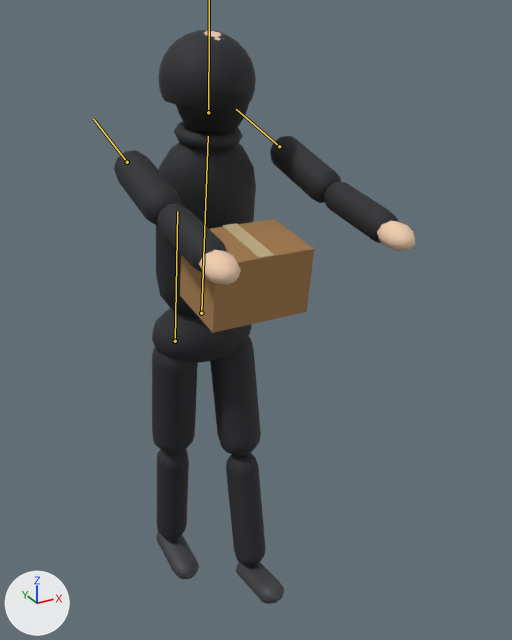
One commit to the glTF model city-hold/public/models/placeholder/char_looter_thrower_1.glb: the scene before it, then after it.
Camera for both pictures: a camera (50 mm lens) standing at (-0.887, -1.985, 1.938) and looking at (0.091, -0.206, 1.049). Arrows for +X, +Y and +Z are at lower left; the lights stay in place. The picture after the commit comes second. Both versions are drawn at frame 24 of the action 'held'; the numbers are the values there. The bones that change are drawn over the model as lines.

In view in the first picture: 'Mesh_0', 'skin_12', 'skin_12.001', 'skin_12.002', 'skin_12.003', 'skin_skin' and 1 more.
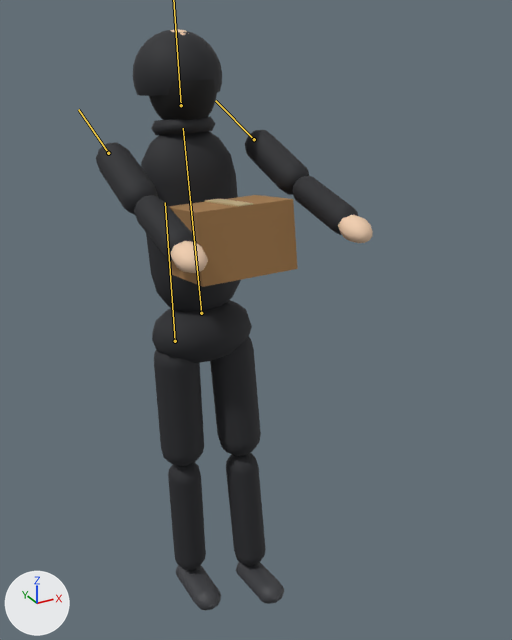
ob_carry is not drawn itself; it is the parent of ob_mesh_0, ob_mesh_1.

Location of each change, (x1, y1, x2, y2) in pixels of the pictures (512 x 640 px):
'skin_12.002', posed (8% narrower)
    before: (114, 30, 398, 316)
    after: (96, 29, 358, 312)
'skin_12', posed
    before: (152, 308, 266, 566)
    after: (152, 300, 266, 570)
'Mesh_0', posed (19% shorter)
    before: (180, 219, 314, 333)
    after: (168, 195, 297, 287)
'skin_12.003', posed
    before: (176, 91, 249, 136)
    after: (149, 79, 217, 120)
'skin_skin', posed
    before: (199, 31, 415, 285)
    after: (170, 29, 373, 273)
'skin_12.001', posed (16% narrower, 32% shorter)
    before: (156, 533, 284, 604)
    after: (176, 562, 284, 610)
bone 'legL', root to tip
    before: (175, 341) to (177, 211)
    after: (175, 341) to (165, 202)
bone 'torso', root to tip
    before: (201, 313) to (208, 136)
    after: (201, 313) to (183, 128)
bone 'armL', root to tip
    before: (127, 162) to (93, 119)
    after: (108, 153) to (78, 109)
bone 'armR', root to tip
    before: (279, 146) to (236, 109)
    after: (254, 139) to (215, 100)

The edits, one by one:
Bone 'legL' (bone_legl) turns from (9, 0, 0) to (-3, 0, 0) degrees about its own x, y and z.
Bone 'torso' (bone_torso) turns from (8, 0, 0) to (-9, 0, 0) degrees about its own x, y and z.
Bone 'head' (bone_head) turns from (-4, 0, 0) to (5, 0, 0) degrees about its own x, y and z.
Bone 'armL' (bone_arml) turns from (-83, 0, 0) to (-63, 0, 0) degrees about its own x, y and z.
Bone 'armR' (bone_armr) turns from (-83, 0, 0) to (-63, 0, 0) degrees about its own x, y and z.
